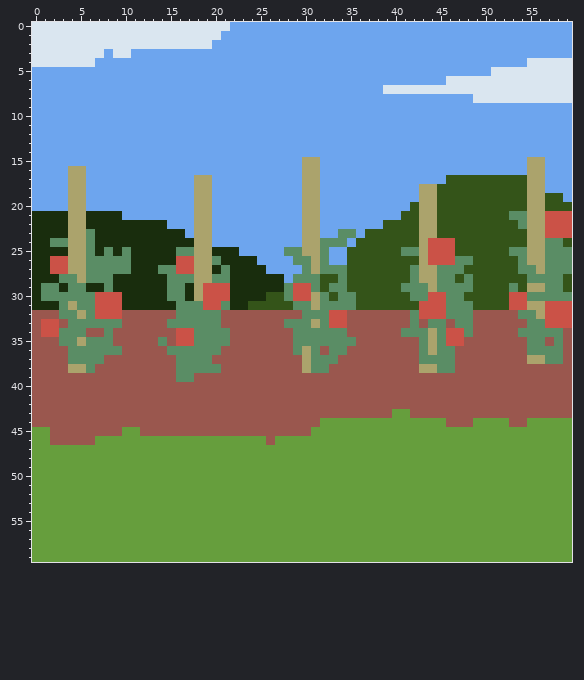
Two versions of one pixel-art sprite, demo/sarah/resources/images/tedGarden.png. Above: the version before the commit.
The file is 60x60 pixels. Colours within 5 levels of each other are drawn and written as one.
The same view after the edit:
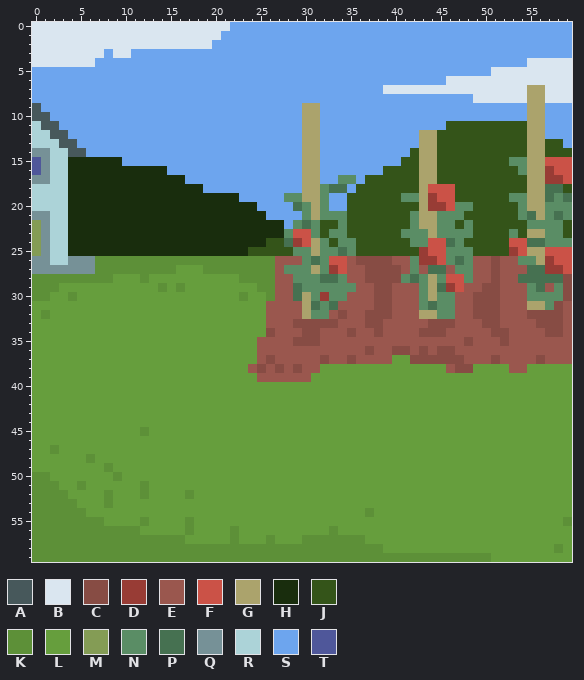
Palette (. is transparent): A #47585b  B #dae6f0  C #874c44  D #983c35  E #9a574e  F #cb5247  G #aba36c  H #192d0d  J #345419  K #5d9038  L #669e3d  M #849c55  N #5a8d65  P #467151  Q #769197  R #acd3d8  S #6da5ee  T #4f579a
Diff:
Changed rows in their new state; - is an unchanged pixel.
first column x 0:
 7 -------------------------------------------------------GG---
 8 -------------------------------------------------------GG---
 9 A-----------------------------GG-----------------------GG---
10 AA----------------------------GG-----------------------GG---
11 RAA---------------------------GG--------------JJJJJJJJJGG---
12 RRAA--------------------------GG-----------GGJJJJJJJJJJGG---
13 RRRAA-------------------------GG-----------GGJJJJJJJJJJGGJJ-
14 QQRRAA------------------------GG----------JGGJJJJJJJJJJGGJJJ
15 TQRRHHHHHH-------------------------------JJGGJJJJJJJJNN--FFF
16 TQRRHHHHHHHHHHH------------------------JJJJGGJJJJJJJJJN--DFF
17 QQRRHHHHHHHHHHHHH-SS--------------NN-JJJJJJGGJ-----------DDF
18 RRRRHHHHHHHHHHHHHHHS------------NPP-JJJJJJJ-FFF----------PPJ
19 RRRRHHHHHHHHHHHHHHHHHHH-----NN--N--JJJJJJNN-DFF------NN--PNP
20 RRRRHHHHHHHHHHHHHHHHHHHHH----PN-N--JJJJJJJ--DDFNN-----N--NNN
21 QQRRHH----HHHHHHHHHHHHHHHH----N-NNNJJJJJJ-N--NNN-----J-P-NPN
22 MQRRHH---------HHHHHHHHHHHHH-NPNJJNJJJJ---N--NN-N-----JNNNNJ
23 MQRRHHH----------HHHHHHHHHHHNFFNJN-JJ----NNN-NNNN----N---NNJ
24 MQRRHHH-----------HHHHHHHHJJPDF--J-N------NN--PN-----FFPP--N
25 MQRRHHH-H-H-----HHHH---HJJJJJ-N--NPN-----JJD--NNN----DF--FFF
26 QQRRQQQKKKKKKKKKKKKKKKKKKKKEEE-P-FFECCCCEENDD-NP-EECEE-N-DFF
27 QQQQQQQKKKKKKKKKLLLKKKKKKKKENN---DFEECCCCE-EPPE-NEECEEEPPDDF
28 KKKKKKKKKLLLKLLLLLLLLLLKKKKEE---PP-EECCCCNPN--FF-EECEEPPPPPC
29 KKKLLLLLLLLLLLKLKLLLLLLLLKKEEPN-N--NEECCEEE--PDFEECCEEENPE-C
30 KKLLKLLLLLLLLLLLLLLLLLLKLLKEEPGNDN-EEECCEEE-GN-EECCCEEE----C
31 LLLLLLLLLLLLLLLLLLLLLLLLLLEEEEGP-PEEEECCEEENPN-EECCCEEE--NCE
32 LKLLLLLLLLLLLLLLLLLLLLLLLL----G--EC--CCC--EGGN-EECCC--ECCCCE
33 LLLLLLLLLLLLLLLLLLLLLLLLLL--ECCCCCE--CC---E-CCCEE-CC---ECCCE
34 LLLLLLLLLLLLLLLLLLLLLLLLLLC--ECCEEEC--C--EECCCEEE--CC-EEECC-
35 LLLLLLLLLLLLLLLLLLLLLLLLL----CCCEEEE-------EEEEEC---C--EE-E-
36 LLLLLLLLLLLLLLLLLLLLLLLLL----EEE-EE--C--CC-CECC--------EEEE-
37 LLLLLLLLLLLLLLLLLLLLLLLLL-C---EECE-C----LLCCCCCC---C---ECEE-
38 LLLLLLLLLLLLLLLLLLLLLLLL-C-C-CEELLLLLLLLLLLLLLECCLLLL--LLLLL
39 LLLLLLLLLLLLLLLLLLLLLLLLL------LLLLLLLLLLLLLLLLLLLLLLLLLLLLL
40 LLLLLLLLLLLLLLLLLLLLLLLLLLLLLLLLLLLLLLLLLLLLLLLLLLLLLLLLLLLL
41 LLLLLLLLLLLLLLLLLLLLLLLLLLLLLLLLLLLLLLLLLLLLLLLLLLLLLLLLLLLL
42 LLLLLLLLLLLLLLLLLLLLLLLLLLLLLLLLLLLLLLLLLLLLLLLLLLLLLLLLLLLL
43 LLLLLLLLLLLLLLLLLLLLLLLLLLLLLLLLLLLLLLLL--LLLLLLLLLLLLLLLLLL
44 LLLLLLLLLLLLLLLLLLLLLLLLLLLLLLLL--------------LLL----LL-----
45 --LLLLLLLL--KLLLLLLLLLLLLLLLLLL-----------------------------
46 --LLLLL-------------------L---------------------------------
47 --K---------------------------------------------------------
48 ------K-----------------------------------------------------
49 --------K---------------------------------------------------
50 KK-------K--------------------------------------------------
51 KKK--K------K-----------------------------------------------
52 KKKK----K---K----K------------------------------------------
53 KKKKK---K---------------------------------------------------
54 KKKKKK-------------------------------K----------------------
55 KKKKKKKK----K----K-----------------------------------------K
56 KKKKKKKKKKKK-----K----K----------K--------------------------
57 KKKKKKKKKKKKKKKKK-----K---K---KKKKKKK-----------------------
58 KKKKKKKKKKKKKKKKKKKKKKKKKKKKKKKKKKKKKKK-------------------K-
59 KKKKKKKKKKKKKKKKKKKKKKKKKKKKKKKKKKKKKKKKKKKKKKKKKKK---------
Where, in picture pixels (left, top, right, bottom), the same in both pictures:
changed: (32, 85, 572, 562)
